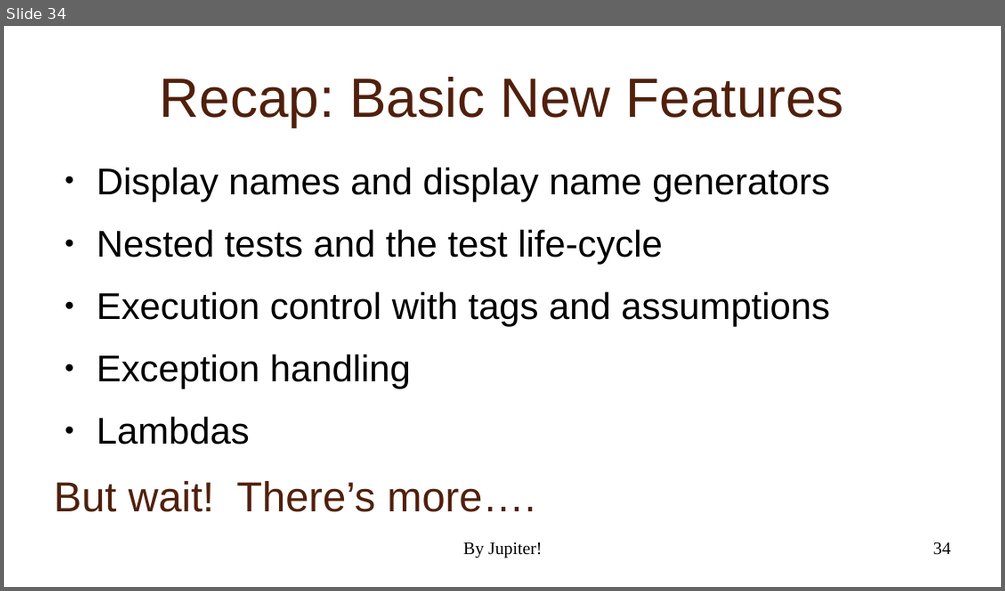
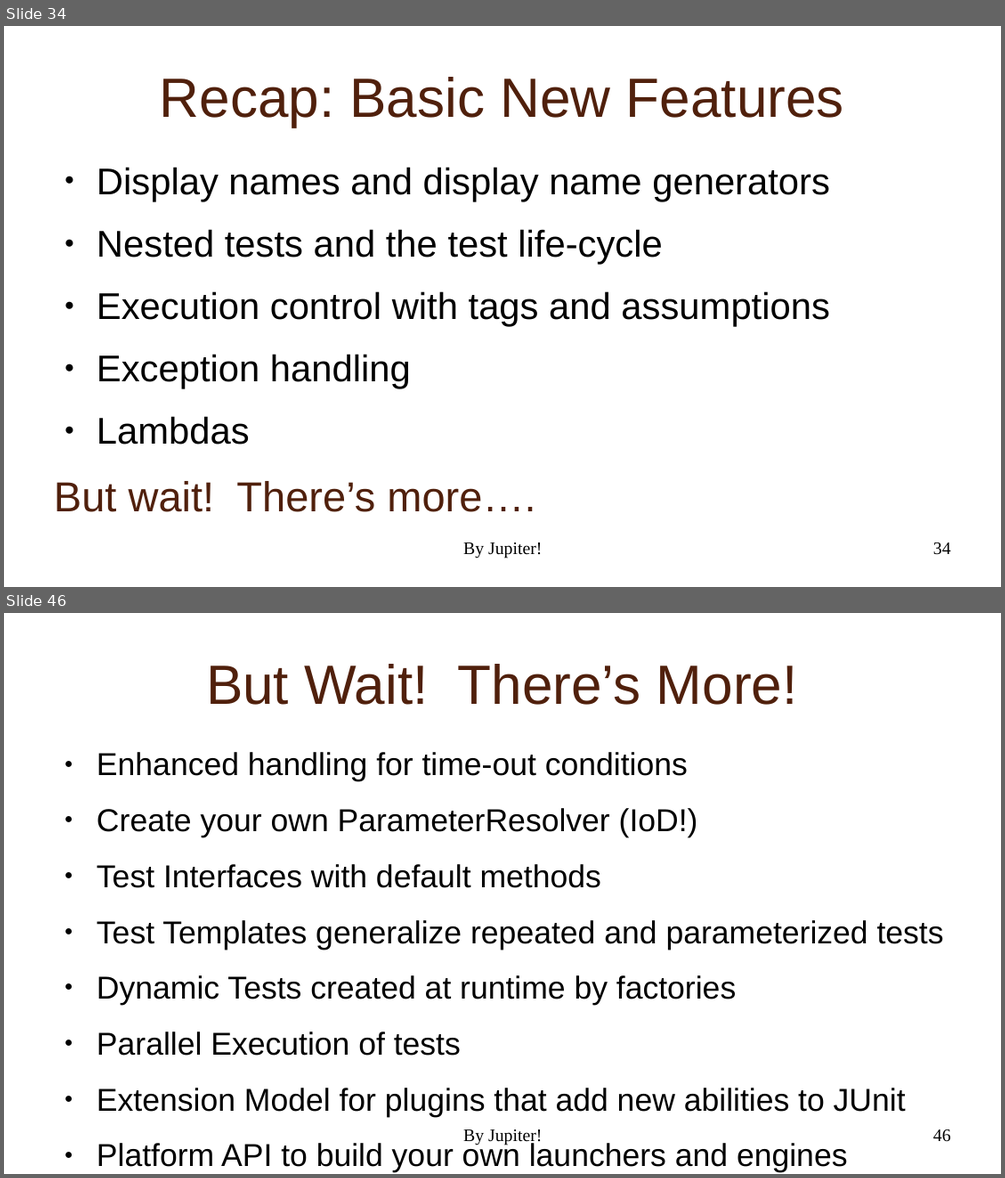
Before and after one commit to NextPoorSlob/JUnit5-Presentation-Sample-Code, a slide deck: ByJupiter.odp. Shown one above the other, each under a label of ours: slide 34 before the commit, slides 34 and 46 after it; the slides between them are not shown. The pictures are 1005x591 and 1005x1178 pixels, drawn with LibreOffice and Linux fonts; fonts in the diff are those of the drawing; background and template pictures are left out. Boxes give left, top, right and bottom in pixels: in the first picture for what was removed or moved away, otherwise in the second. Text is boxed around its words. In the diff, an @@ line names an element or a change of style, - is before the commit and + after.

```diff
--- a/ByJupiter.odp
+++ b/ByJupiter.odp
@@ slide 46 added at box(4, 613, 1001, 1174), background picture (left out); not listed: 1 template element that a slide beside it also shows @@
@@ title added at box(206, 664, 798, 705), 44 pt, text #50200C @@
+But Wait! There’s More!
@@ text added at box(97, 752, 944, 1173), 25.2 pt, text #000000 @@
+● Enhanced handling for time-out conditions
+● Create your own ParameterResolver (IoD!)
+● Test Interfaces with default methods
+● Test Templates generalize repeated and parameterized tests
+● Dynamic Tests created at runtime by factories
+● Parallel Execution of tests
+● Extension Model for plugins that add new abilities to JUnit
+● Platform API to build your own launchers and engines
@@ text added at box(463, 1129, 542, 1145), 14 pt, text #000000 @@
+By Jupiter!
```
Also in this commit, not shown: 4 slides changed, 18 other slides added, 1 other file.
